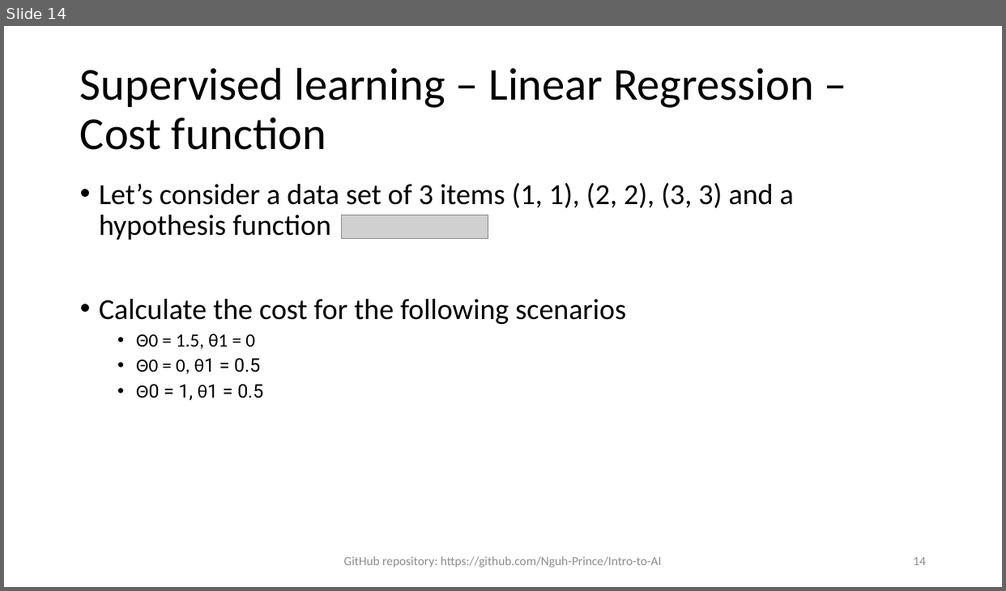
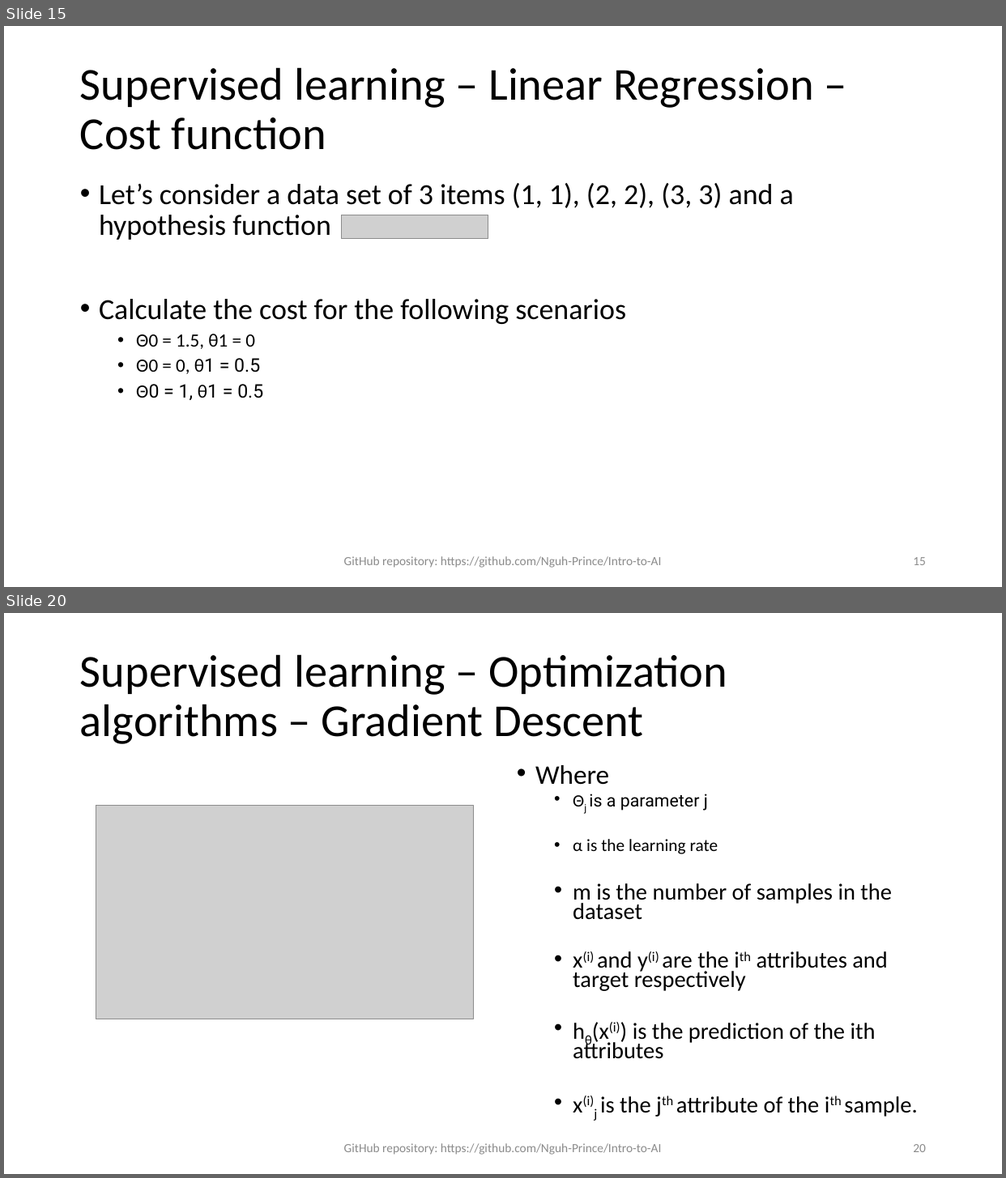
Before and after one commit to Nguh-Prince/Intro-to-AI, a slide deck: Chapter V - Learning/Chapter V Learning.pptx. Shown one above the other, each under a label of ours: slide 14 before the commit, slides 15 and 20 after it; the slides between them are not shown. The pictures are 1006x591 and 1006x1178 pixels, drawn with LibreOffice and Linux fonts; fonts in the diff are those of the drawing; grey boxes stand for pictures. Boxes give left, top, right and bottom in pixels: in the first picture for what was removed or moved away, otherwise in the second. Text is boxed around its words. In the diff, an @@ line names an element or a change of style, - is before the commit and + after.

Commit message:
Added logistic regression and gradient descent to Ch V

```diff
--- a/Chapter V - Learning/Chapter V Learning.pptx
+++ b/Chapter V - Learning/Chapter V Learning.pptx
@@ slide 20 added at (4, 613, 1002, 1174), background #FFFFFF @@
@@ title added at (80, 654, 727, 744), 44 pt, text #000000 @@
+Supervised learning – Optimization algorithms – Gradient Descent
@@ text added at (535, 765, 917, 1121), 22.2 pt, text #000000 @@
+• Where
+  • Θj is a parameter j
+  • α is the learning rate
+  • m is the number of samples in the dataset
+  • x(i) and y(i) are the ith attributes and target respectively
+  • hθ(x(i)) is the prediction of the ith attributes
+  • x(i)j is the jth attribute of the ith sample.
@@ picture added at (96, 806, 473, 1019) @@
@@ text added at (344, 1144, 662, 1155), 12 pt, text #8C8C8C @@
+GitHub repository: https://github.com/Nguh-Prince/Intro-to-AI
@@ page number added at (913, 1144, 926, 1152), 12 pt, text #8C8C8C @@
+20
@@ what was slide 14 is now slide 15 @@
@@ page number at (913, 557, 926, 565): text changed @@
-14
+15
```
Also in this commit, not shown: 1 slide changed, 7 other slides added, 1 other file.
